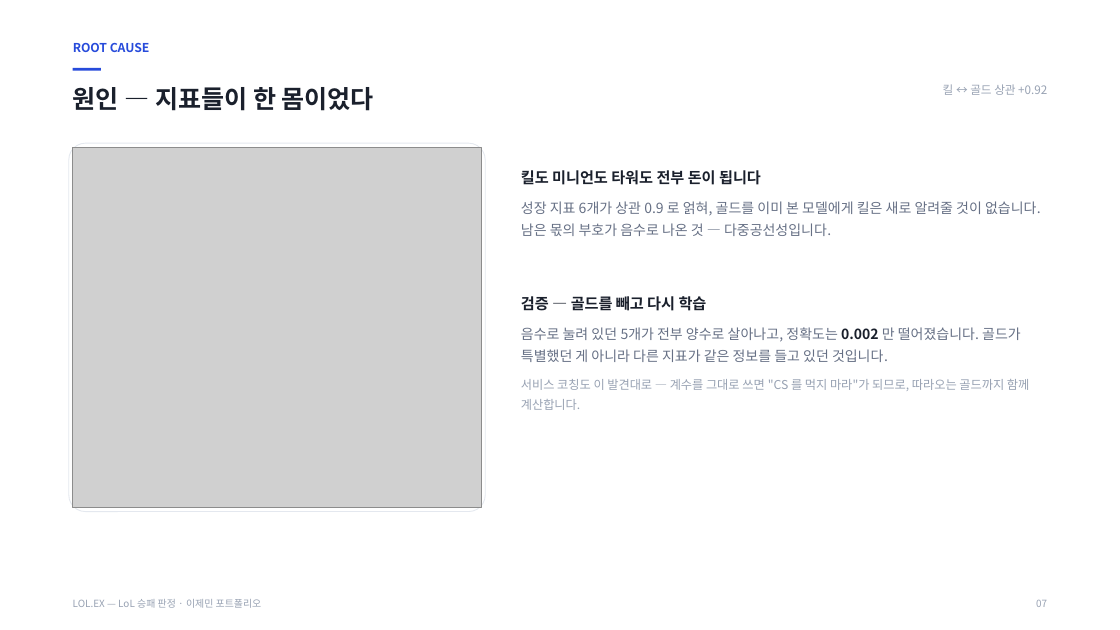
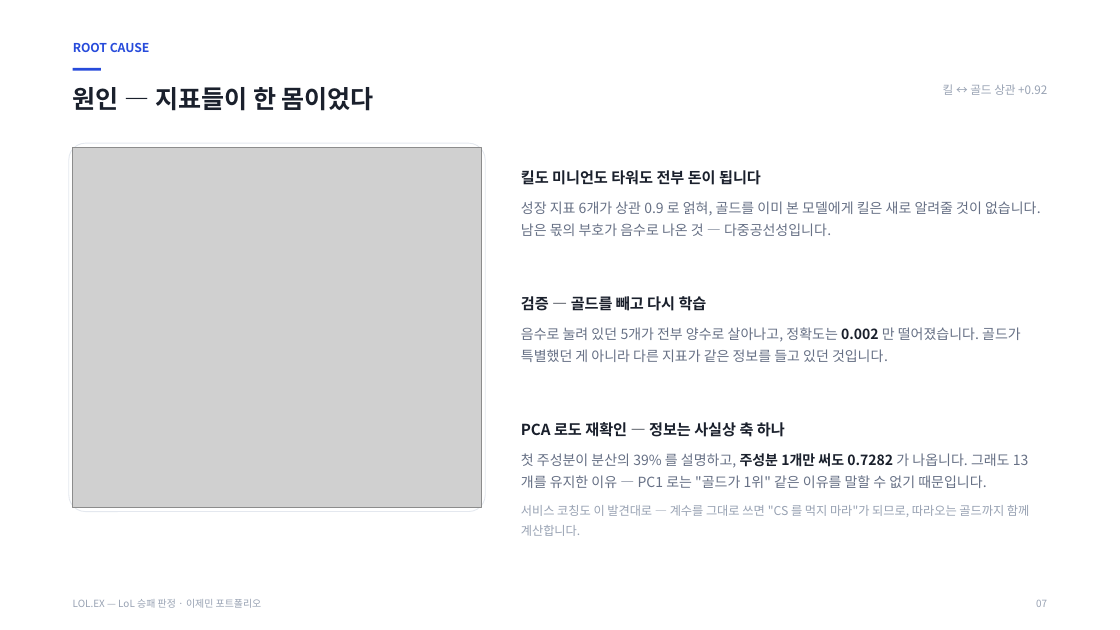
Before and after one commit to wpalswpa/lol-win-prediction, a slide deck: slide 7 of LOLEX_포트폴리오.pptx. Drawn at 1120x630 pixels with LibreOffice and Linux fonts; fonts in the diff are those of the drawing; grey boxes stand for pictures. Boxes give left, top, right and bottom in pixels: in the first picture for what was removed or moved away, otherwise in the second. Text is boxed around its words. In the diff, an @@ line names an element or a change of style, - is before the commit and + after.

```diff
--- a/LOLEX_포트폴리오.pptx
+++ b/LOLEX_포트폴리오.pptx
@@ text at (x1=521, y1=422, x2=1010, y2=488): paragraphs added @@
+PCA 로도 재확인 — 정보는 사실상 축 하나
+첫 주성분이 분산의 39% 를 설명하고, 주성분 1개만 써도 0.7282 가 나옵니다. 그래도 13개를 유지한 이유 — PC1 로는 "골드가 1위" 같은 이유를 말할 수 없기 때문입니다.
```
Also in this commit, not shown: 2 other files.
